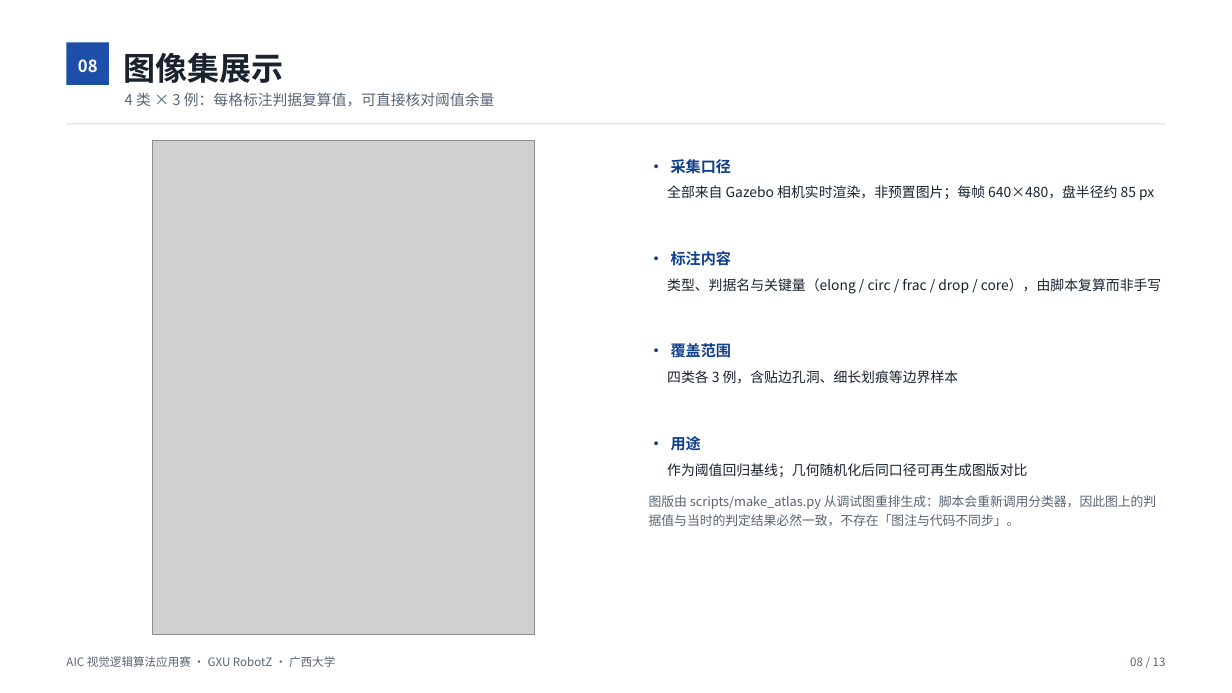
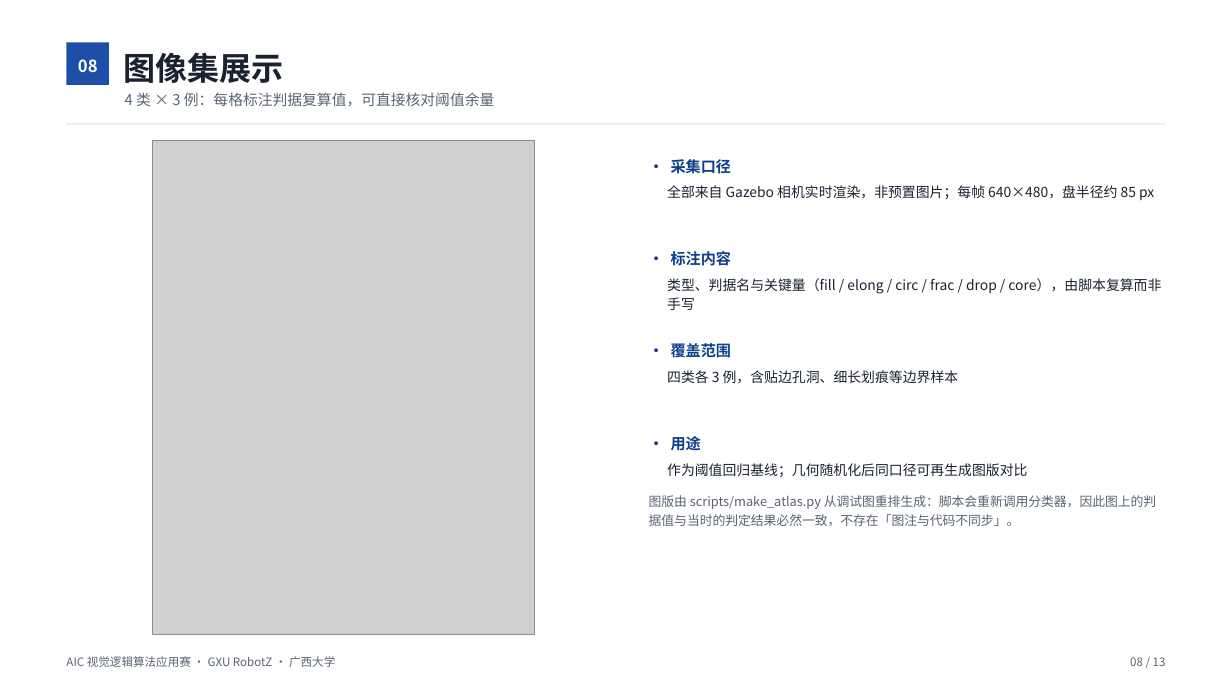
Before and after one commit to NileuyGneHz/AIC_cv-dev, a slide deck: slide 8 of docs/competition/AIC视觉分拣技术文档/AIC视觉分拣技术文档.pptx. Drawn at 1232x693 pixels with LibreOffice and Linux fonts; fonts in the diff are those of the drawing; grey boxes stand for pictures. Boxes give left, top, right and bottom in pixels: in the first picture for what was removed or moved away, otherwise in the second. Text is boxed around its words. In the diff, an @@ line names an element or a change of style, - is before the commit and + after.

Commit message:
docs: 破损口径贯通（指南/技能表/PPT/图版）；补随机几何实测与手动调试说明
1) simulation_guide：新增 fill 判别表（固定几何 + seed 1 随机几何两套实测），
   坑 17/21 标注为 M2 旧几何存档；已试/未做里的旧缺角表述同步。
2) skills.md / AGENT_SIM_MANUAL.md：四类口径改「划痕/污渍/破损/孔洞」，注明规则叫缺角。
3) PPT 第 6/7/8 页：判据表换成 fill ≤ 0.62；半径精修的意义改成「破损不依赖半径」；
   图版换用新样本（docs/guides/assets/vision_atlas.png），pptx/pdf 重建（13 页）。
4) 随机几何回归（seed 1）：12/12、169 s；破损 fill 0.26–0.27 与阈值 0.62 相隔 2.3 倍。

```diff
--- a/docs/competition/AIC视觉分拣技术文档/AIC视觉分拣技术文档.pptx
+++ b/docs/competition/AIC视觉分拣技术文档/AIC视觉分拣技术文档.pptx
@@ text at (x1=667, y1=278, x2=1161, y2=310): text changed @@
-类型、判据名与关键量（elong / circ / frac / drop / core），由脚本复算而非手写
+类型、判据名与关键量（fill / elong / circ / frac / drop / core），由脚本复算而非手写
```
Also in this commit, not shown: 2 other slides changed, 6 other files.
